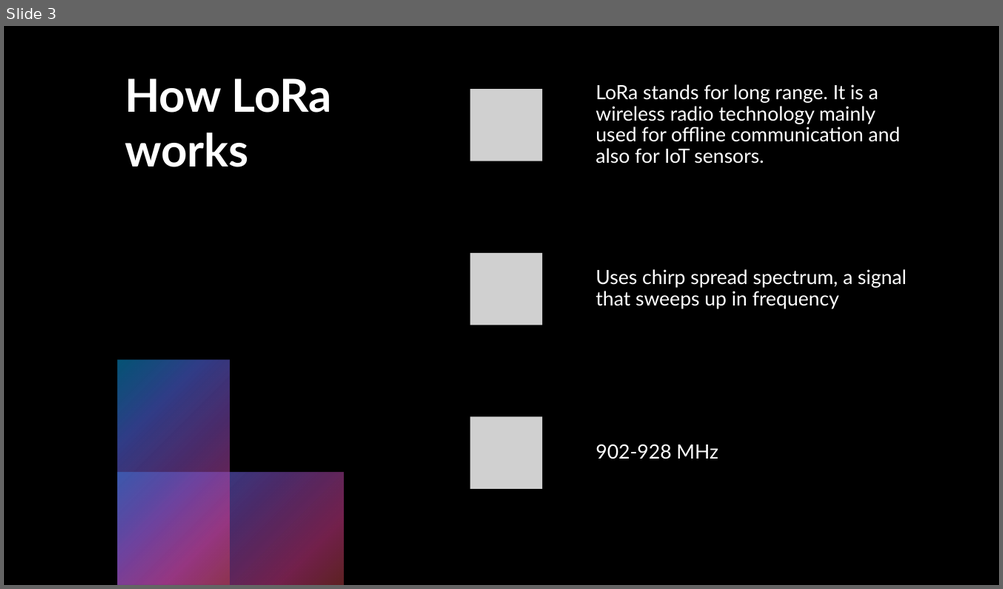
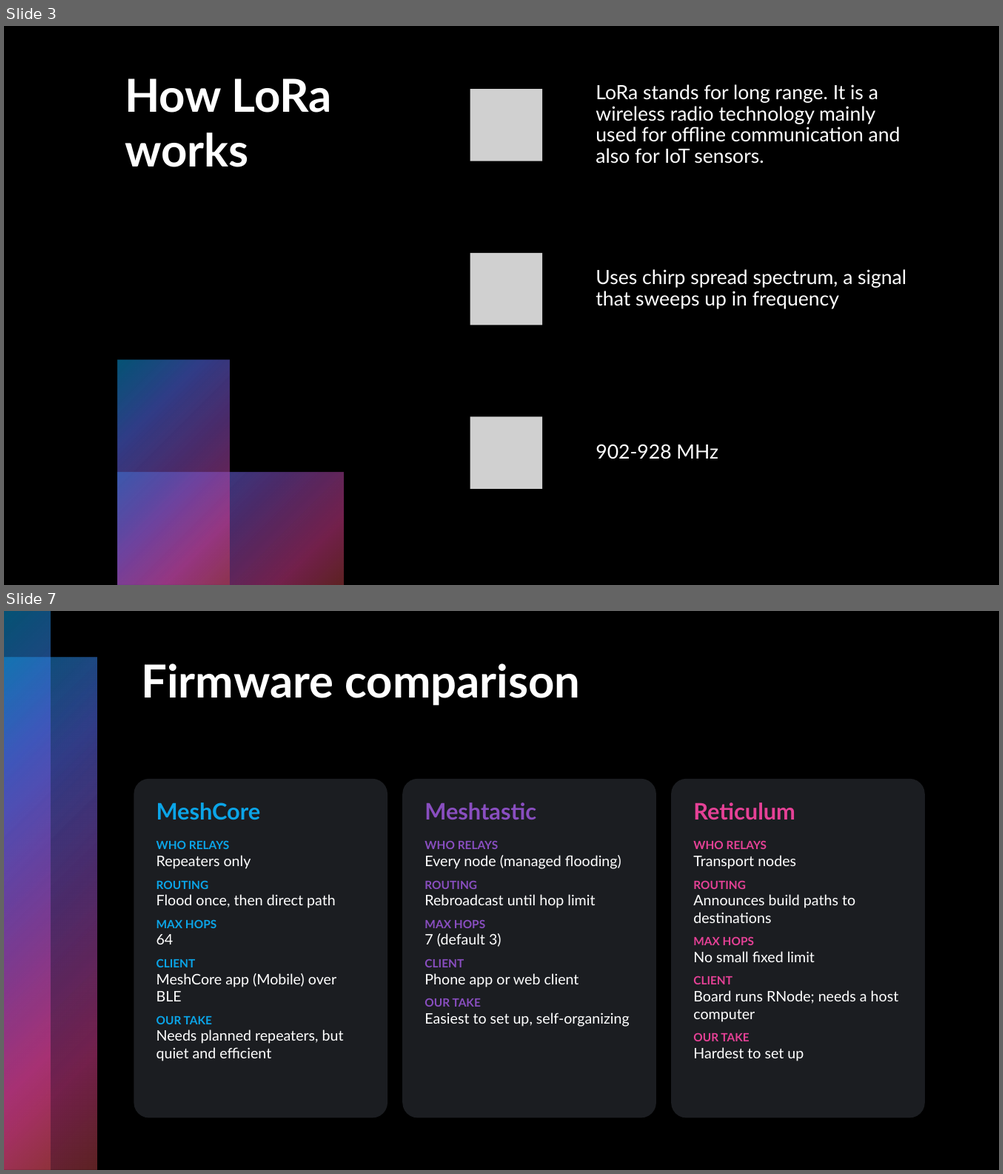
Before and after one commit to Wlszn/LoRaMesh, a slide deck: slides/LoRaPresentation.pptx. Shown one above the other, each under a label of ours: slide 3 before the commit, slides 3 and 7 after it; the slides between them are not shown. The pictures are 1003x589 and 1003x1174 pixels, drawn with LibreOffice and Linux fonts; fonts in the diff are those of the drawing; grey boxes stand for pictures. Boxes give left, top, right and bottom in pixels: in the first picture for what was removed or moved away, otherwise in the second. Text is boxed around its words. In the diff, an @@ line names an element or a change of style, - is before the commit and + after.

```diff
--- a/slides/LoRaPresentation.pptx
+++ b/slides/LoRaPresentation.pptx
@@ slide 7 added at (4, 611, 999, 1170), background #000000; not listed: 2 template elements that a slide beside it also shows @@
@@ title added at (141, 664, 580, 706), 44 pt, text #FFFFFF, bold @@
+Firmware comparison
@@ rounded rectangle added at (134, 779, 387, 1119), fill #1B1D21 @@
@@ rounded rectangle added at (402, 779, 656, 1119), fill #1B1D21 @@
@@ rounded rectangle added at (671, 779, 925, 1119), fill #1B1D21 @@
@@ text added at (156, 803, 261, 820), 22 pt, text #0BA5E8, bold @@
+MeshCore
@@ text added at (424, 803, 536, 820), 22 pt, text #894EC0, bold @@
+Meshtastic
@@ text added at (693, 803, 795, 820), 22 pt, text #E54196, bold @@
+Reticulum
@@ text added at (156, 840, 344, 1062), 14 pt, text #FFFFFF @@
+WHO RELAYS
+Repeaters only
+ROUTING
+Flood once, then direct path
+MAX HOPS
+64
+CLIENT
+MeshCore app (Mobile) over BLE
+OUR TAKE
+Needs planned repeaters, but quiet and efficient
@@ text added at (424, 841, 629, 1027), 14 pt, text #FFFFFF @@
+WHO RELAYS
+Every node (managed flooding)
+ROUTING
+Rebroadcast until hop limit
+MAX HOPS
+7 (default 3)
+CLIENT
+Phone app or web client
+OUR TAKE
+Easiest to set up, self-organizing
@@ text added at (693, 840, 899, 1062), 14 pt, text #FFFFFF @@
+WHO RELAYS
+Transport nodes
+ROUTING
+Announces build paths to destinations
+MAX HOPS
+No small fixed limit
+CLIENT
+Board runs RNode; needs a host computer
+OUR TAKE
+Hardest to set up
```
Also in this commit, not shown: 1 slide changed, 6 other slides added, 3 slides removed.
